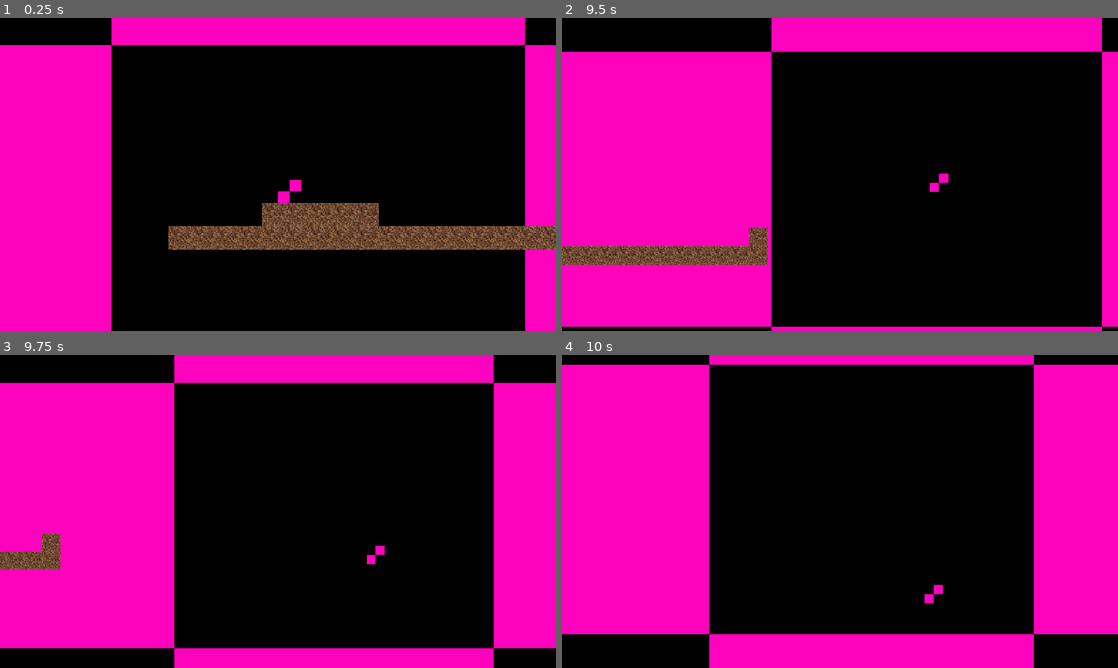
Above: before the commit, frames 1-4 (two rows, left to right).
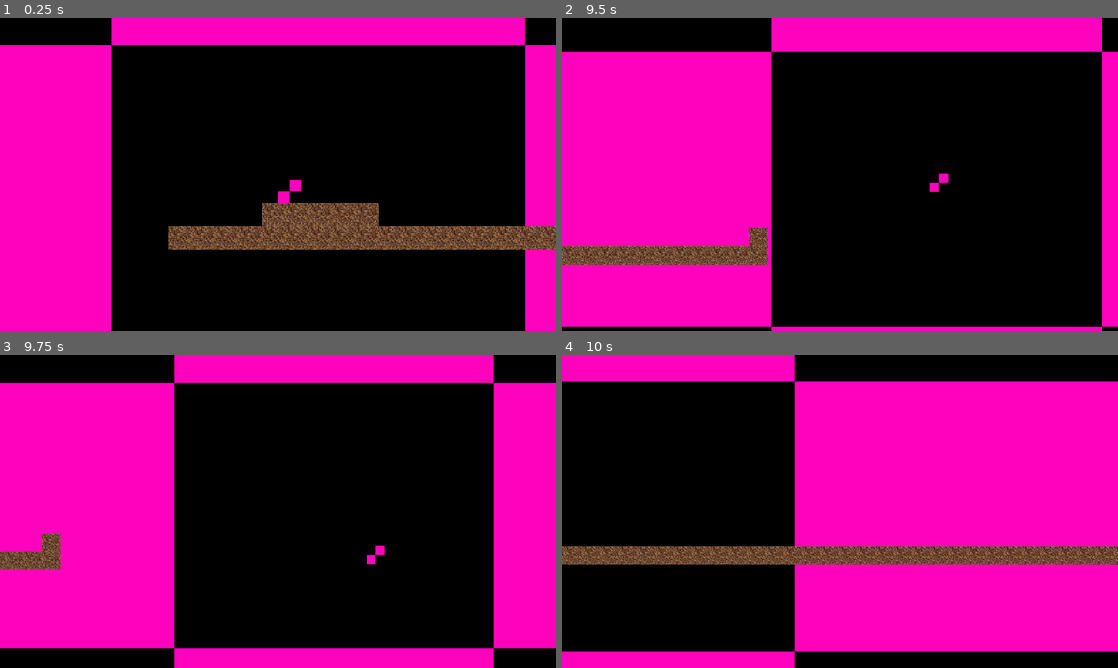
Above: after the commit, the same moments.

Repository: epimetheusgames/ProjectPrometheus
Game: Godot game, scene res://Levels/Playable/Level1.tscn
Two runs of this game, one before a commit and one after it. Both use one fixed random seed, a clock stepped at 60 frames per second and the inputs below. This scene is started directly instead of the project's main scene.
Inputs:
- Up to frame 1 (0.25 s): no input
- Up to frame 2 (9.5 s): hold D (right) 0.53-2.03 s; tap W (jump) at 0.77, 1.52, 3.02, 3.77, 4.52, 6.02, 6.77, 7.52, 9.02 s; hold A (left) 2.03-2.78 s; hold D (right) 2.78-4.28 s; hold A (left) 4.28-5.03 s; hold D (right) 5.03-5.78 s; hold A (left) 5.78-7.28 s; hold D (right) from 7.28 s (still down)
- Up to frame 3 (9.75 s): release D (right) at 9.53 s; hold A (left) from 9.53 s (still down)
- Up to frame 4 (10 s): keep holding A (left); tap W (jump) at 9.77 s

Frames 1-3 are identical in both runs. In frame 4, 67% of the frame differs, in the area x 0-100%, y 0-100%.

Commit message:
Added respawn thing

Diff:
--- a/Levels/Playable/Level1.tscn
+++ b/Levels/Playable/Level1.tscn
@@ -46,3 +46,11 @@
 scale = Vector2(35.505, 30)
 texture = ExtResource("3_3cm3h")
 centered = false
+
+[node name="DeathZone" type="Area2D" parent="."]
+
+[node name="CollisionPolygon2D" type="CollisionPolygon2D" parent="DeathZone"]
+polygon = PackedVector2Array(-565, 111, 5274, 70, 1964, 561)
+
+[node name="RespawnPos" type="Node2D" parent="."]
+position = Vector2(4, -91)
--- a/Objects/Player.tscn
+++ b/Objects/Player.tscn
@@ -1,10 +1,13 @@
-[gd_scene load_steps=5 format=3 uid="uid://dlchuo004ji5k"]
+[gd_scene load_steps=6 format=3 uid="uid://dlchuo004ji5k"]
 
 [ext_resource type="Script" path="res://Scripts/Player.gd" id="1_fnieo"]
 [ext_resource type="Script" path="res://Objects/PlayerManager.gd" id="1_nlrnl"]
 [ext_resource type="Texture2D" uid="uid://dcfkiv764iaqk" path="res://Assets/Images/PlaceHolder32x32.png" id="3_jj8ot"]
 
 [sub_resource type="RectangleShape2D" id="RectangleShape2D_vvpqa"]
+size = Vector2(32, 32)
+
+[sub_resource type="RectangleShape2D" id="RectangleShape2D_7c12t"]
 size = Vector2(32, 32)
 
 [node name="PlayerManager" type="Node2D"]
@@ -21,4 +24,12 @@
 position = Vector2(16, 16)
 texture = ExtResource("3_jj8ot")
 
+[node name="Area2D" type="Area2D" parent="Player"]
+
+[node name="CollisionShape2D" type="CollisionShape2D" parent="Player/Area2D"]
+position = Vector2(16, 16)
+shape = SubResource("RectangleShape2D_7c12t")
+
 [node name="Camera" type="Camera2D" parent="."]
+
+[connection signal="area_entered" from="Player/Area2D" to="Player" method="_on_area_2d_area_entered"]
--- a/Scripts/Player.gd
+++ b/Scripts/Player.gd
@@ -30,3 +30,6 @@
 
 	# Add velocity to position.
 	position += velocity
+
+func _on_area_2d_area_entered(area):
+	position = get_parent().get_parent().get_node("RespawnPos").position
